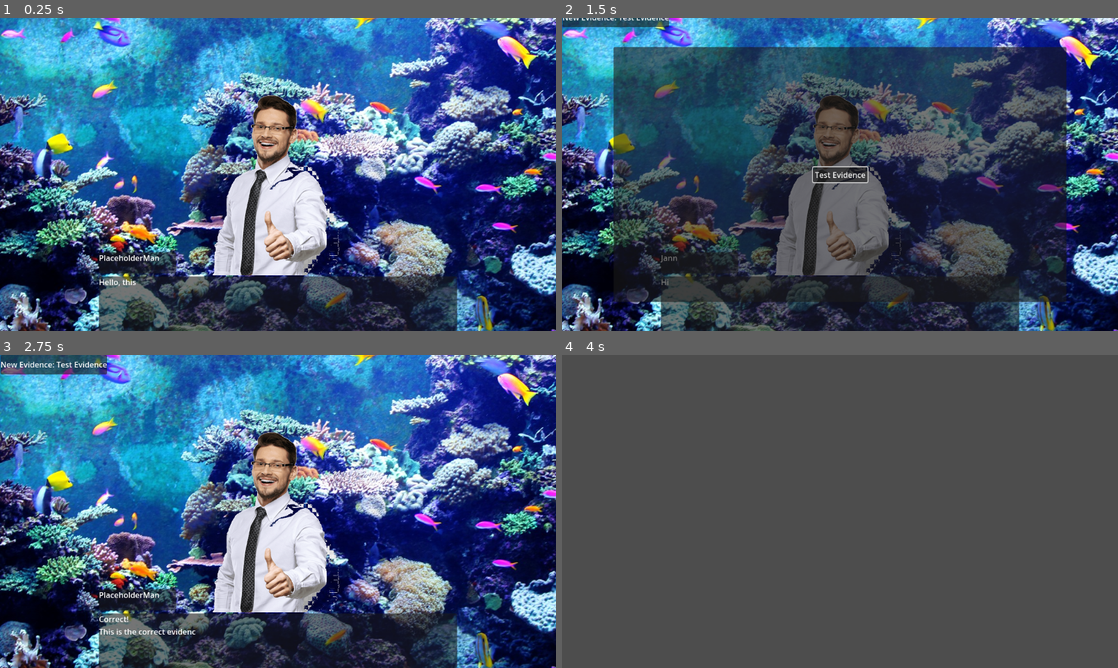
Above: before the commit, frames 1-4 (two rows, left to right).
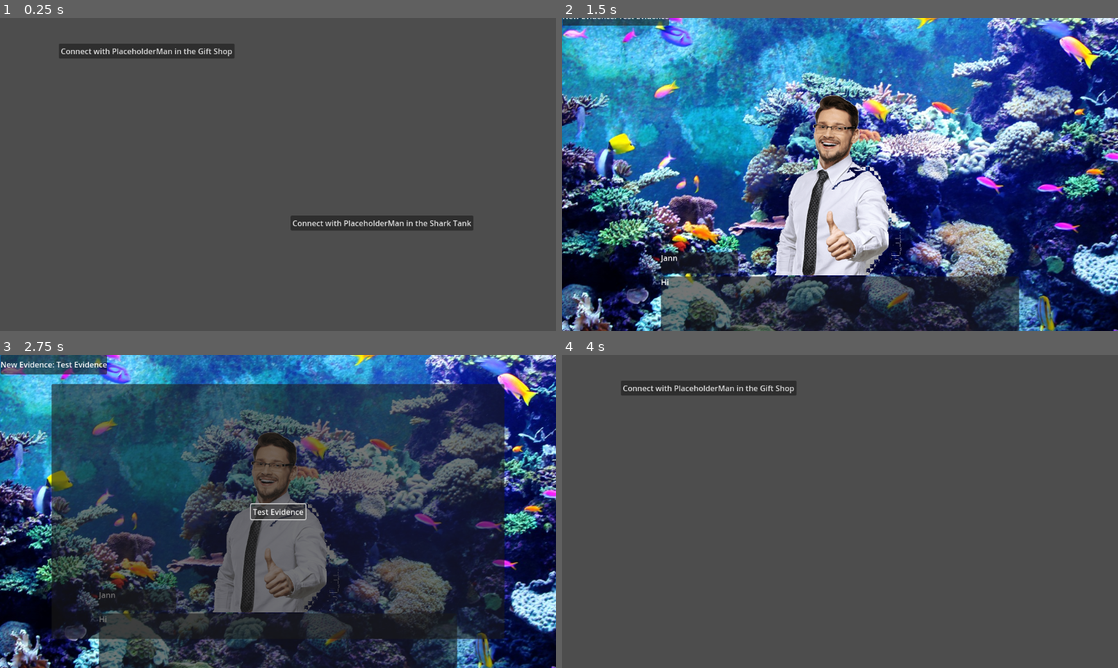
Above: after the commit, the same moments.

Repository: LeslieLlama/ConnectionsNovel
Game: Godot game, scene res://Scenes/main_scene.tscn
The game is run twice, just before and just after one commit, with the same random seed, the same clock (stepped at 60 frames per second) and the same inputs.
Inputs (mouse positions are in pixels of both pictures, inside the frame that each line leads up to):
- Up to frame 1 (0.25 s): no input
- Up to frame 2 (1.5 s): click (706, 49) at 0.5 s, where only the run after the commit has a clickable "Connect with PlaceholderMan i…"; tap Enter at 1.25 s; move the mouse to (962, 158) at 1.27 s; press the mouse at (962, 158) at 1.28 s
- Up to frame 3 (2.75 s): release the mouse at (400, 495) at 2 s; click (278, 511) at 2 s, where only the run before the commit has a clickable "Test Evidence"
- Up to frame 4 (4 s): click (840, 511) at 2.75 s, where only the run after the commit has a clickable "Test Evidence"; tap Space at 3.5 s; move the mouse to (728, 527) at 3.52 s; click (728, 527) at 3.6 s

The runs differ from the first frame. In frame 1, 98% of the frame differs, in the area x 0-100%, y 0-100%; in frame 2, 59%; in frame 3, 59%; in frame 4, 1.4%.

Commit message:
add map scene

Diff:
--- a/Encounters/Encounters/Testing/test_encounter.tres
+++ b/Encounters/Encounters/Testing/test_encounter.tres
@@ -1,12 +1,13 @@
-[gd_resource type="Resource" script_class="Encounter" load_steps=15 format=3 uid="uid://ctgo3viqqb84u"]
+[gd_resource type="Resource" script_class="Encounter" load_steps=16 format=3 uid="uid://ctgo3viqqb84u"]
 
 [ext_resource type="Script" uid="uid://dud2ohjq2nnl2" path="res://Evidence/evidence.gd" id="1_egguq"]
-[ext_resource type="Resource" uid="uid://cxfiaapytgmi7" path="res://Locations/Locations/placeholder_location.tres" id="1_k63om"]
+[ext_resource type="Resource" uid="uid://d10iyajlsd0y2" path="res://Characters/Placeholder/placeholder.tres" id="1_o71hc"]
 [ext_resource type="Script" uid="uid://wyclueyiircq" path="res://Dialogue/Conversations/Conversation.gd" id="2_jim2o"]
 [ext_resource type="Script" uid="uid://cyus3nuisb47q" path="res://Dialogue/Conversations/ConversationLine.gd" id="2_pfr0u"]
 [ext_resource type="Script" uid="uid://dm4hymlpjhfx" path="res://Encounters/encounter.gd" id="3_k05pn"]
 [ext_resource type="Resource" uid="uid://cjbau02eww67w" path="res://Characters/Placeholder/Sprites/placeholder_default.tres" id="3_o71hc"]
 [ext_resource type="Resource" uid="uid://ckbodbrcnxq0d" path="res://Evidence/Evidence/test_evidence.tres" id="3_pfr0u"]
+[ext_resource type="Resource" uid="uid://cbtir3itm72oo" path="res://Map/Locations/Locations/gift_shop.tres" id="4_o71hc"]
 
 [sub_resource type="Resource" id="Resource_pfr0u"]
 script = ExtResource("2_pfr0u")
@@ -54,7 +55,8 @@
 
 [resource]
 script = ExtResource("3_k05pn")
-location = ExtResource("1_k63om")
+location = ExtResource("4_o71hc")
+character = ExtResource("1_o71hc")
 main_conversation = SubResource("Resource_bq65m")
 presented_evidence = Dictionary[ExtResource("1_egguq"), ExtResource("2_jim2o")]({
 ExtResource("3_pfr0u"): SubResource("Resource_mfecf")
--- /dev/null
+++ b/Encounters/Encounters/Testing/test_encounter2.tres
@@ -0,0 +1,65 @@
+[gd_resource type="Resource" script_class="Encounter" load_steps=16 format=3 uid="uid://bxrfhiwbeq05h"]
+
+[ext_resource type="Resource" uid="uid://d10iyajlsd0y2" path="res://Characters/Placeholder/placeholder.tres" id="1_7g05v"]
+[ext_resource type="Script" uid="uid://cyus3nuisb47q" path="res://Dialogue/Conversations/ConversationLine.gd" id="2_dnjov"]
+[ext_resource type="Script" uid="uid://wyclueyiircq" path="res://Dialogue/Conversations/Conversation.gd" id="3_t0jhy"]
+[ext_resource type="Resource" uid="uid://ctvilm557v4vb" path="res://Map/Locations/Locations/shark_tank.tres" id="4_7g05v"]
+[ext_resource type="Resource" uid="uid://ckbodbrcnxq0d" path="res://Evidence/Evidence/test_evidence.tres" id="5_v8tvl"]
+[ext_resource type="Resource" uid="uid://cjbau02eww67w" path="res://Characters/Placeholder/Sprites/placeholder_default.tres" id="6_tc6al"]
+[ext_resource type="Script" uid="uid://dud2ohjq2nnl2" path="res://Evidence/evidence.gd" id="7_akfaq"]
+[ext_resource type="Script" uid="uid://dm4hymlpjhfx" path="res://Encounters/encounter.gd" id="8_t6yix"]
+
+[sub_resource type="Resource" id="Resource_pfr0u"]
+script = ExtResource("2_dnjov")
+is_player_speaking = false
+text = "Incorrect, this evidence is wrong..."
+metadata/_custom_type_script = "uid://cyus3nuisb47q"
+
+[sub_resource type="Resource" id="Resource_o71hc"]
+script = ExtResource("3_t0jhy")
+lines = Array[ExtResource("2_dnjov")]([SubResource("Resource_pfr0u")])
+metadata/_custom_type_script = "uid://wyclueyiircq"
+
+[sub_resource type="Resource" id="Resource_t186i"]
+script = ExtResource("2_dnjov")
+speaker_sprite = ExtResource("6_tc6al")
+is_player_speaking = false
+text = "Hello, this is a longer textbox
+
+More text"
+recieved_evidence = ExtResource("5_v8tvl")
+metadata/_custom_type_script = "uid://cyus3nuisb47q"
+
+[sub_resource type="Resource" id="Resource_k63om"]
+script = ExtResource("2_dnjov")
+is_player_speaking = true
+text = "Hi"
+metadata/_custom_type_script = "uid://cyus3nuisb47q"
+
+[sub_resource type="Resource" id="Resource_bq65m"]
+script = ExtResource("3_t0jhy")
+lines = Array[ExtResource("2_dnjov")]([SubResource("Resource_t186i"), SubResource("Resource_k63om")])
+metadata/_custom_type_script = "uid://wyclueyiircq"
+
+[sub_resource type="Resource" id="Resource_1lqv8"]
+script = ExtResource("2_dnjov")
+is_player_speaking = false
+text = "Correct!
+This is the correct evidence."
+metadata/_custom_type_script = "uid://cyus3nuisb47q"
+
+[sub_resource type="Resource" id="Resource_mfecf"]
+script = ExtResource("3_t0jhy")
+lines = Array[ExtResource("2_dnjov")]([SubResource("Resource_1lqv8")])
+metadata/_custom_type_script = "uid://wyclueyiircq"
+
+[resource]
+script = ExtResource("8_t6yix")
+location = ExtResource("4_7g05v")
+character = ExtResource("1_7g05v")
+main_conversation = SubResource("Resource_bq65m")
+presented_evidence = Dictionary[ExtResource("7_akfaq"), ExtResource("3_t0jhy")]({
+ExtResource("5_v8tvl"): SubResource("Resource_mfecf")
+})
+failed_evidence = SubResource("Resource_o71hc")
+metadata/_custom_type_script = "uid://dm4hymlpjhfx"
--- a/Encounters/encounter.gd
+++ b/Encounters/encounter.gd
@@ -3,6 +3,7 @@
 class_name Encounter
 
 @export var location: Location
+@export var character: Character
 @export var main_conversation: Conversation
 @export var presented_evidence: Dictionary[Evidence, Conversation]
 @export var failed_evidence: Conversation
--- a/Encounters/encounter_list.gd
+++ b/Encounters/encounter_list.gd
@@ -1,3 +1,5 @@
 extends Resource
 
+class_name EncounterList
+
 @export var encounters: Array[TimeSlot]
--- a/Locations/Locations/placeholder_location.tres
+++ /dev/null
@@ -1,10 +0,0 @@
-[gd_resource type="Resource" script_class="Location" load_steps=3 format=3 uid="uid://cxfiaapytgmi7"]
-
-[ext_resource type="Script" uid="uid://2el1q03jh0uy" path="res://Locations/location.gd" id="1_fuqch"]
-[ext_resource type="Texture2D" uid="uid://indal5ue72rx" path="res://Assets/Backgrounds/placeholder.png" id="1_ui40v"]
-
-[resource]
-script = ExtResource("1_fuqch")
-location_name = "Placeholder"
-background = ExtResource("1_ui40v")
-metadata/_custom_type_script = "uid://2el1q03jh0uy"
--- /dev/null
+++ b/Map/Locations/Locations/aqua_tunnel.tres
@@ -0,0 +1,10 @@
+[gd_resource type="Resource" script_class="Location" load_steps=3 format=3 uid="uid://careb6xuaup2s"]
+
+[ext_resource type="Texture2D" uid="uid://indal5ue72rx" path="res://Assets/Backgrounds/placeholder.png" id="1_jiwjr"]
+[ext_resource type="Script" uid="uid://2el1q03jh0uy" path="res://Map/Locations/location.gd" id="2_6c6oh"]
+
+[resource]
+script = ExtResource("2_6c6oh")
+location_name = "Aqua Tunnel"
+background = ExtResource("1_jiwjr")
+metadata/_custom_type_script = "uid://2el1q03jh0uy"
--- /dev/null
+++ b/Map/Locations/Locations/gift_shop.tres
@@ -0,0 +1,10 @@
+[gd_resource type="Resource" script_class="Location" load_steps=3 format=3 uid="uid://cbtir3itm72oo"]
+
+[ext_resource type="Texture2D" uid="uid://indal5ue72rx" path="res://Assets/Backgrounds/placeholder.png" id="1_g0pn8"]
+[ext_resource type="Script" uid="uid://2el1q03jh0uy" path="res://Map/Locations/location.gd" id="2_pysuc"]
+
+[resource]
+script = ExtResource("2_pysuc")
+location_name = "Gift Shop"
+background = ExtResource("1_g0pn8")
+metadata/_custom_type_script = "uid://2el1q03jh0uy"
--- /dev/null
+++ b/Map/Locations/Locations/maintainance_closet.tres
@@ -0,0 +1,10 @@
+[gd_resource type="Resource" script_class="Location" load_steps=3 format=3 uid="uid://bta82nxdesle0"]
+
+[ext_resource type="Texture2D" uid="uid://indal5ue72rx" path="res://Assets/Backgrounds/placeholder.png" id="1_rp72l"]
+[ext_resource type="Script" uid="uid://2el1q03jh0uy" path="res://Map/Locations/location.gd" id="2_fmfwg"]
+
+[resource]
+script = ExtResource("2_fmfwg")
+location_name = "Maintainance Closet"
+background = ExtResource("1_rp72l")
+metadata/_custom_type_script = "uid://2el1q03jh0uy"
--- /dev/null
+++ b/Map/Locations/Locations/marine_biology_room.tres
@@ -0,0 +1,10 @@
+[gd_resource type="Resource" script_class="Location" load_steps=3 format=3 uid="uid://d1db5ytn8uupp"]
+
+[ext_resource type="Texture2D" uid="uid://indal5ue72rx" path="res://Assets/Backgrounds/placeholder.png" id="1_3prk7"]
+[ext_resource type="Script" uid="uid://2el1q03jh0uy" path="res://Map/Locations/location.gd" id="2_1cgck"]
+
+[resource]
+script = ExtResource("2_1cgck")
+location_name = "Marine Biology Room"
+background = ExtResource("1_3prk7")
+metadata/_custom_type_script = "uid://2el1q03jh0uy"
--- /dev/null
+++ b/Map/Locations/Locations/penguin_exhibit.tres
@@ -0,0 +1,10 @@
+[gd_resource type="Resource" script_class="Location" load_steps=3 format=3 uid="uid://bh8e0l4fjk8vn"]
+
+[ext_resource type="Texture2D" uid="uid://indal5ue72rx" path="res://Assets/Backgrounds/placeholder.png" id="1_gqmgq"]
+[ext_resource type="Script" uid="uid://2el1q03jh0uy" path="res://Map/Locations/location.gd" id="2_a1xmp"]
+
+[resource]
+script = ExtResource("2_a1xmp")
+location_name = "Penguin Exhibit"
+background = ExtResource("1_gqmgq")
+metadata/_custom_type_script = "uid://2el1q03jh0uy"
--- /dev/null
+++ b/Map/Locations/Locations/shark_tank.tres
@@ -0,0 +1,10 @@
+[gd_resource type="Resource" script_class="Location" load_steps=3 format=3 uid="uid://ctvilm557v4vb"]
+
+[ext_resource type="Texture2D" uid="uid://indal5ue72rx" path="res://Assets/Backgrounds/placeholder.png" id="1_vxg2k"]
+[ext_resource type="Script" uid="uid://2el1q03jh0uy" path="res://Map/Locations/location.gd" id="2_0dis7"]
+
+[resource]
+script = ExtResource("2_0dis7")
+location_name = "Shark Tank"
+background = ExtResource("1_vxg2k")
+metadata/_custom_type_script = "uid://2el1q03jh0uy"
--- /dev/null
+++ b/Map/Locations/Locations/small_creature_exhibit.tres
@@ -0,0 +1,10 @@
+[gd_resource type="Resource" script_class="Location" load_steps=3 format=3 uid="uid://0r7g5re4qwhx"]
+
+[ext_resource type="Texture2D" uid="uid://indal5ue72rx" path="res://Assets/Backgrounds/placeholder.png" id="1_8fyef"]
+[ext_resource type="Script" uid="uid://2el1q03jh0uy" path="res://Map/Locations/location.gd" id="2_htwmj"]
+
+[resource]
+script = ExtResource("2_htwmj")
+location_name = "Small Creature Exhibit"
+background = ExtResource("1_8fyef")
+metadata/_custom_type_script = "uid://2el1q03jh0uy"
--- /dev/null
+++ b/Map/map_scene.gd
@@ -0,0 +1,29 @@
+extends Control
+@onready var map_nodes: Control = %MapNodes
+
+signal button_pressed(Encounter)
+
+func get_map_node(location: Location) -> MapLocation:
+	for node: MapLocation in map_nodes.get_children():
+		if node.location == location:
+			return node
+	return null
+
+func display_encounter_choices(time_slot: TimeSlot):
+	for encounter in time_slot.encounters:
+		var map_node = get_map_node(encounter.location)
+
+		var button = Button.new()
+		button.text = "Connect with {0} in the {1}".format([
+			encounter.character.character_name,
+			encounter.location.location_name])
+
+		add_child(button)
+		button.global_position = map_node.global_position-button.size/2
+
+		button.pressed.connect(location_selected.bind(encounter))
+
+	return await button_pressed
+
+func location_selected(encounter: Encounter):
+	button_pressed.emit(encounter)
--- a/Scenes/main_scene.gd
+++ b/Scenes/main_scene.gd
@@ -1,14 +1,26 @@
 extends Control
 
 const DIALOGUE_SCENE = preload("res://Scenes/dialogue_scene.tscn")
+const MAP_SCENE = preload("res://Scenes/map_scene.tscn")
 
-@export var test_encounter: Encounter
+@export var encounters: EncounterList
+
 
 func _ready() -> void:
-	do_encounter(test_encounter)
+	for time_slot in encounters.encounters:
+		var encounter = await show_map(time_slot)
+		await do_encounter(encounter)
 
 func do_encounter(encounter: Encounter):
 	var dialogue_scene = DIALOGUE_SCENE.instantiate()
 	add_child(dialogue_scene)
 	await dialogue_scene.do_encounter(encounter)
 	dialogue_scene.queue_free()
+
+func show_map(time_slot: TimeSlot) -> Encounter:
+	var map_scene = MAP_SCENE.instantiate()
+	add_child(map_scene)
+	var encounter = await map_scene.display_encounter_choices(time_slot)
+	map_scene.queue_free()
+
+	return encounter
--- a/Scenes/main_scene.tscn
+++ b/Scenes/main_scene.tscn
@@ -1,7 +1,26 @@
-[gd_scene load_steps=3 format=3 uid="uid://bnnu564520kqb"]
+[gd_scene load_steps=10 format=3 uid="uid://bnnu564520kqb"]
 
 [ext_resource type="Script" uid="uid://71mu4uprdedf" path="res://Scenes/main_scene.gd" id="1_52fb6"]
+[ext_resource type="Script" uid="uid://dcljxhfsyotad" path="res://Encounters/time_slot.gd" id="2_6ev3c"]
 [ext_resource type="Resource" uid="uid://ctgo3viqqb84u" path="res://Encounters/Encounters/Testing/test_encounter.tres" id="2_6l7je"]
+[ext_resource type="Script" uid="uid://dm4hymlpjhfx" path="res://Encounters/encounter.gd" id="4_6ev3c"]
+[ext_resource type="Resource" uid="uid://bxrfhiwbeq05h" path="res://Encounters/Encounters/Testing/test_encounter2.tres" id="5_maf8m"]
+[ext_resource type="Script" uid="uid://7bj4bfkt033y" path="res://Encounters/encounter_list.gd" id="6_huasi"]
+
+[sub_resource type="Resource" id="Resource_m1efj"]
+script = ExtResource("2_6ev3c")
+encounters = Array[ExtResource("4_6ev3c")]([ExtResource("2_6l7je"), ExtResource("5_maf8m")])
+metadata/_custom_type_script = "uid://dcljxhfsyotad"
+
+[sub_resource type="Resource" id="Resource_mai8y"]
+script = ExtResource("2_6ev3c")
+encounters = Array[ExtResource("4_6ev3c")]([ExtResource("2_6l7je")])
+metadata/_custom_type_script = "uid://dcljxhfsyotad"
+
+[sub_resource type="Resource" id="Resource_76v2p"]
+script = ExtResource("6_huasi")
+encounters = Array[ExtResource("2_6ev3c")]([SubResource("Resource_m1efj"), SubResource("Resource_mai8y")])
+metadata/_custom_type_script = "uid://7bj4bfkt033y"
 
 [node name="MainScene" type="Control"]
 layout_mode = 3
@@ -11,4 +30,4 @@
 grow_horizontal = 2
 grow_vertical = 2
 script = ExtResource("1_52fb6")
-test_encounter = ExtResource("2_6l7je")
+encounters = SubResource("Resource_76v2p")
--- /dev/null
+++ b/Scenes/map_location.gd
@@ -0,0 +1,5 @@
+extends Control
+
+class_name MapLocation
+
+@export var location: Location
--- /dev/null
+++ b/Scenes/map_scene.tscn
@@ -0,0 +1,92 @@
+[gd_scene load_steps=10 format=3 uid="uid://bjl6ad3gky342"]
+
+[ext_resource type="Script" uid="uid://0riqsyd13nig" path="res://Map/map_scene.gd" id="1_wsgkf"]
+[ext_resource type="Script" uid="uid://bly47vcexg8c6" path="res://Scenes/map_location.gd" id="2_74t0d"]
+[ext_resource type="Resource" uid="uid://careb6xuaup2s" path="res://Map/Locations/Locations/aqua_tunnel.tres" id="3_d3vki"]
+[ext_resource type="Resource" uid="uid://cbtir3itm72oo" path="res://Map/Locations/Locations/gift_shop.tres" id="4_lig3r"]
+[ext_resource type="Resource" uid="uid://bta82nxdesle0" path="res://Map/Locations/Locations/maintainance_closet.tres" id="5_i02im"]
+[ext_resource type="Resource" uid="uid://d1db5ytn8uupp" path="res://Map/Locations/Locations/marine_biology_room.tres" id="6_ssp6g"]
+[ext_resource type="Resource" uid="uid://bh8e0l4fjk8vn" path="res://Map/Locations/Locations/penguin_exhibit.tres" id="7_hg2b3"]
+[ext_resource type="Resource" uid="uid://ctvilm557v4vb" path="res://Map/Locations/Locations/shark_tank.tres" id="8_cx7fx"]
+[ext_resource type="Resource" uid="uid://0r7g5re4qwhx" path="res://Map/Locations/Locations/small_creature_exhibit.tres" id="9_q0agp"]
+
+[node name="MapScene" type="Control"]
+layout_mode = 3
+anchors_preset = 15
+anchor_right = 1.0
+anchor_bottom = 1.0
+grow_horizontal = 2
+grow_vertical = 2
+script = ExtResource("1_wsgkf")
+
+[node name="MapNodes" type="Control" parent="."]
+unique_name_in_owner = true
+layout_mode = 1
+anchors_preset = 15
+anchor_right = 1.0
+anchor_bottom = 1.0
+grow_horizontal = 2
+grow_vertical = 2
+
+[node name="AquaTunnel" type="Control" parent="MapNodes"]
+anchors_preset = 0
+offset_left = 106.0
+offset_top = 77.0
+offset_right = 106.0
+offset_bottom = 77.0
+script = ExtResource("2_74t0d")
+location = ExtResource("3_d3vki")
+
+[node name="GiftShop" type="Control" parent="MapNodes"]
+anchors_preset = 0
+offset_left = 304.0
+offset_top = 68.0
+offset_right = 304.0
+offset_bottom = 68.0
+script = ExtResource("2_74t0d")
+location = ExtResource("4_lig3r")
+
+[node name="MaintainanceCloset" type="Control" parent="MapNodes"]
+anchors_preset = 0
+offset_left = 597.0
+offset_top = 165.0
+offset_right = 597.0
+offset_bottom = 165.0
+script = ExtResource("2_74t0d")
+location = ExtResource("5_i02im")
+
+[node name="MarineBiologyRoom" type="Control" parent="MapNodes"]
+anchors_preset = 0
+offset_left = 456.0
+offset_top = 354.0
+offset_right = 456.0
+offset_bottom = 354.0
+script = ExtResource("2_74t0d")
+location = ExtResource("6_ssp6g")
+
+[node name="PenguinExhibit" type="Control" parent="MapNodes"]
+anchors_preset = 0
+offset_left = 225.0
+offset_top = 389.0
+offset_right = 225.0
+offset_bottom = 389.0
+script = ExtResource("2_74t0d")
+location = ExtResource("7_hg2b3")
+
+[node name="SharkTank" type="Control" parent="MapNodes"]
+anchors_preset = 0
+offset_left = 791.0
+offset_top = 424.0
+offset_right = 791.0
+offset_bottom = 424.0
+script = ExtResource("2_74t0d")
+location = ExtResource("8_cx7fx")
+
+[node name="SmallCreatureExhibit" type="Control" parent="MapNodes"]
+anchors_preset = 0
+offset_left = 994.0
+offset_top = 296.0
+offset_right = 994.0
+offset_bottom = 296.0
+script = ExtResource("2_74t0d")
+location = ExtResource("9_q0agp")
Renamed: Locations/location.gd -> Map/Locations/location.gd
Renamed: Locations/location.gd.uid -> Map/Locations/location.gd.uid
Not shown, added: Map/map_scene.gd.uid
Not shown, added: Scenes/map_location.gd.uid
